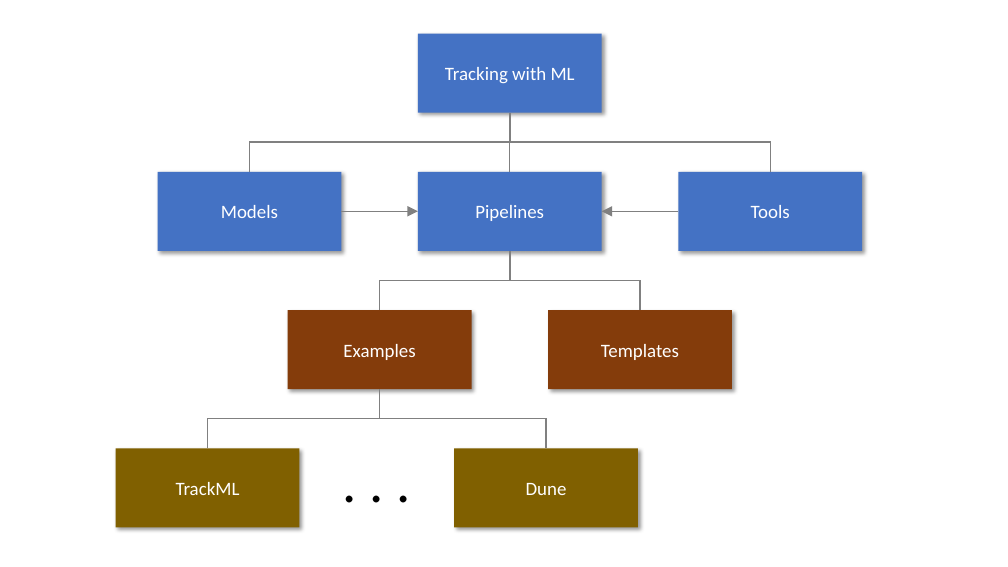
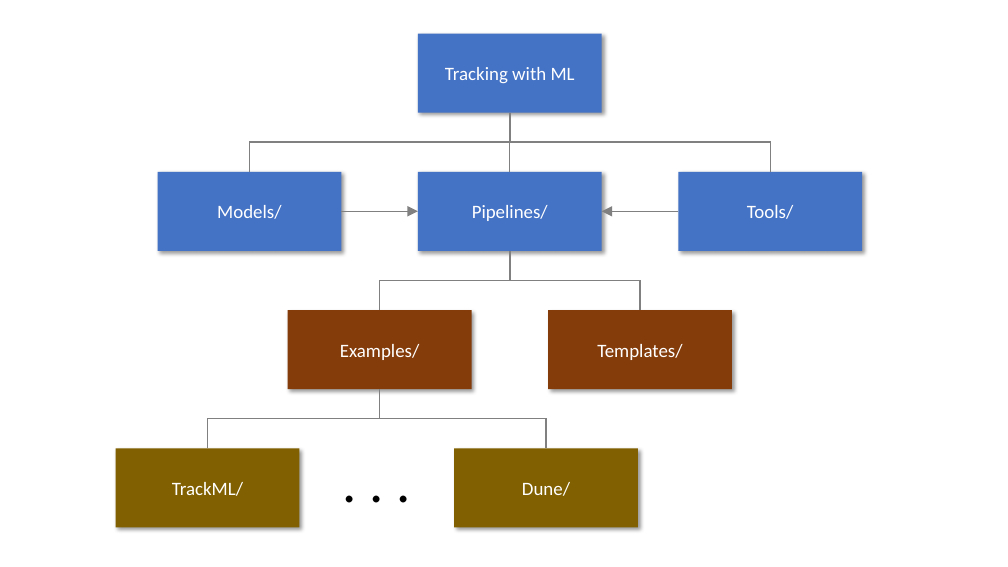
Before and after one commit to HSF-reco-and-software-triggers/Tracking-ML-Exa.TrkX, a slide deck: slide 5 of docs/media/diagrams.pptx (slide 1 before the commit). Drawn at 1008x567 pixels with LibreOffice and Linux fonts; fonts in the diff are those of the drawing. Boxes give left, top, right and bottom in pixels: in the first picture for what was removed or moved away, otherwise in the second. Text is boxed around its words. In the diff, an @@ line names an element or a change of style, - is before the commit and + after.

```diff
--- a/docs/media/diagrams.pptx
+++ b/docs/media/diagrams.pptx
@@ text in rectangle at (217,205,281,219): text changed @@
-Models
+Models/
@@ text in rectangle at (472,205,548,221): text changed @@
-Pipelines
+Pipelines/
@@ text in rectangle at (747,205,793,219): text changed @@
-Tools
+Tools/
@@ text in rectangle at (340,344,420,360): text changed @@
-Examples
+Examples/
@@ text in rectangle at (597,344,682,360): text changed @@
-Templates
+Templates/
@@ text in rectangle at (172,482,243,496): text changed @@
-TrackML
+TrackML/
@@ text in rectangle at (522,482,570,496): text changed @@
-Dune
+Dune/
```
Also in this commit, not shown: 5 slides added, 6 other files.
